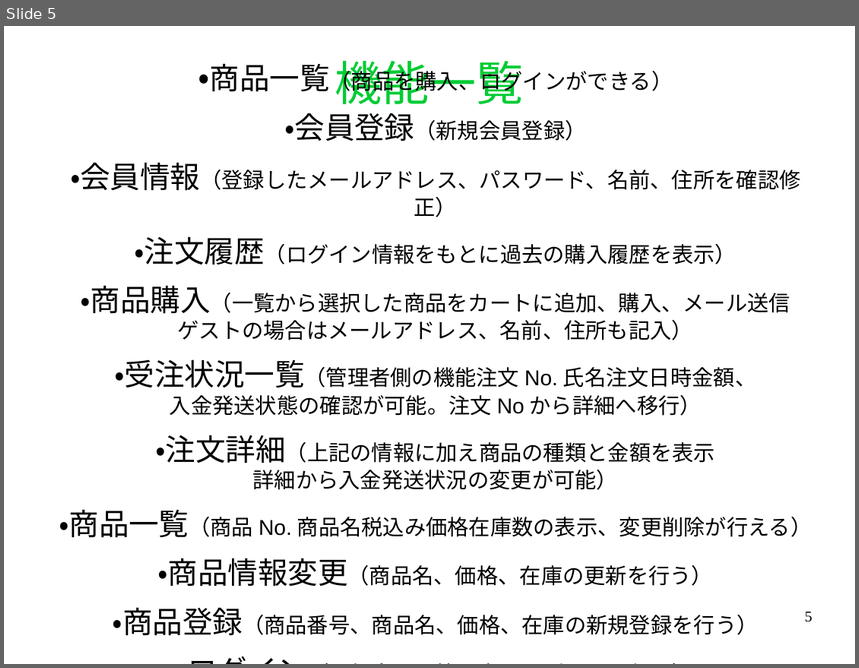
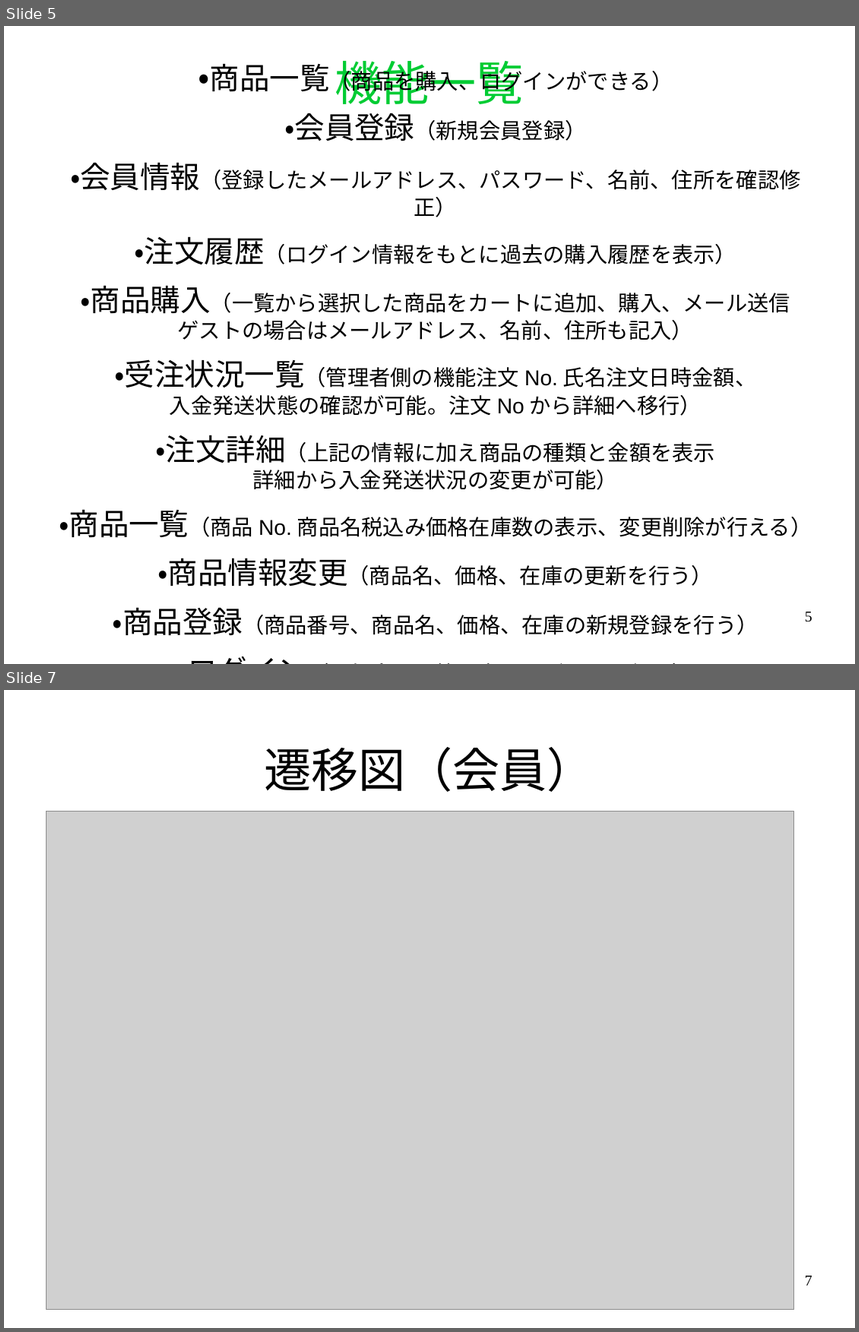
Before and after one commit to black1000/system, a slide deck: ユニフォームプレゼンテーション.odp. Shown one above the other, each under a label of ours: slide 5 before the commit, slides 5 and 7 after it; the slides between them are not shown. The pictures are 859x668 and 859x1332 pixels, drawn with LibreOffice and Linux fonts; fonts in the diff are those of the drawing; grey boxes stand for pictures. Boxes give left, top, right and bottom in pixels: in the first picture for what was removed or moved away, otherwise in the second. Text is boxed around its words. In the diff, an @@ line names an element or a change of style, - is before the commit and + after.

Commit message:
画面遷移図を追加

```diff
--- a/ユニフォームプレゼンテーション.odp
+++ b/ユニフォームプレゼンテーション.odp
@@ slide 7 added at bbox=[4, 690, 855, 1328], background #FFFFFF @@
@@ title added at bbox=[264, 747, 595, 792], 44 pt, text #000000 @@
+遷移図（会員）
@@ picture added at bbox=[47, 812, 795, 1310] @@
@@ page number added at bbox=[805, 1276, 813, 1286], 14 pt, text #000000 @@
+7
```
Also in this commit, not shown: 1 slide changed, 1 other file.
